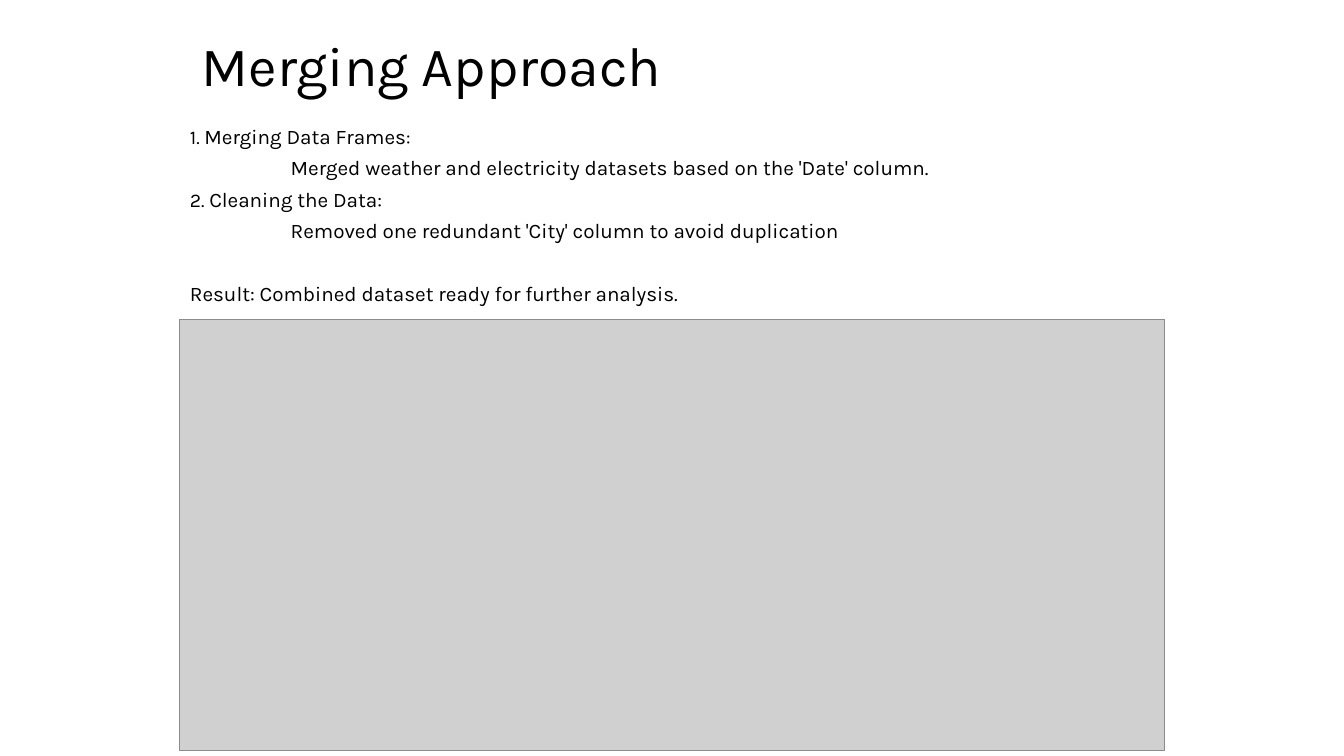
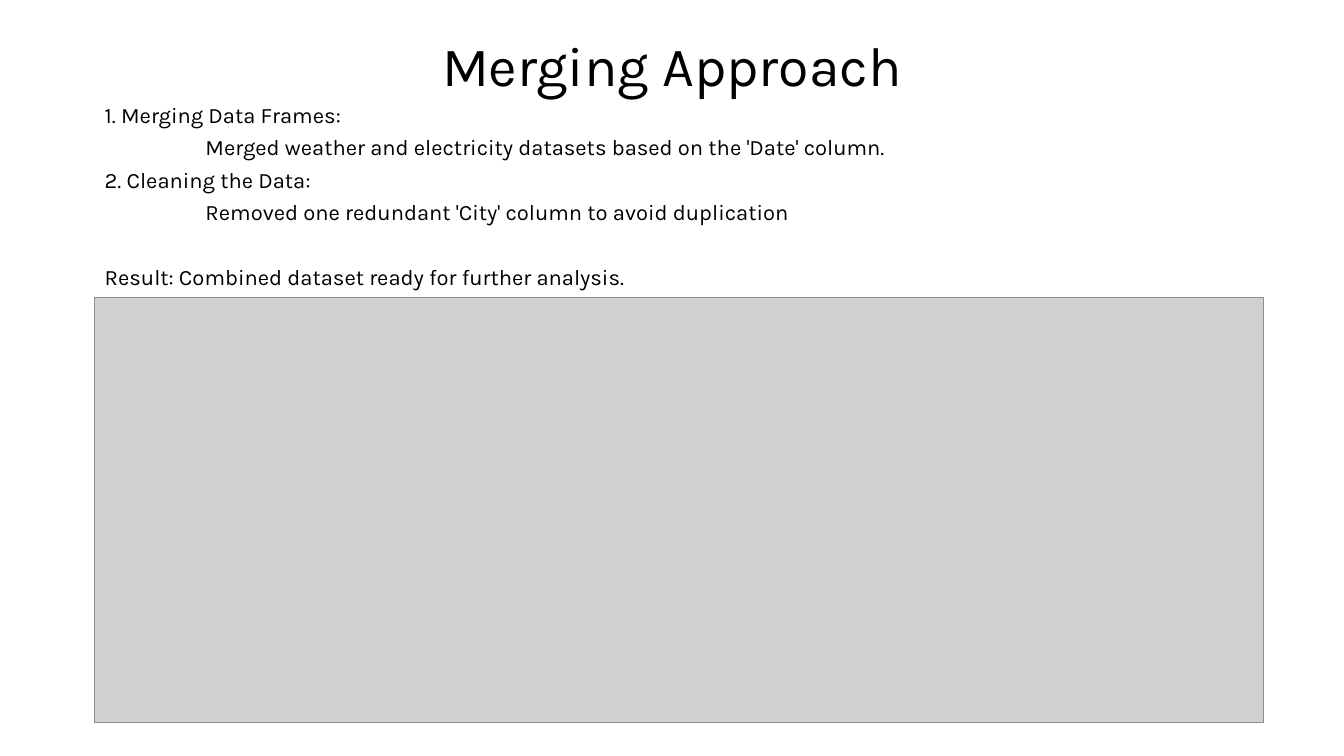
Before and after one commit to cksinghnet/Weather-Based-Grid-Optimization, a slide deck: slide 12 of DataEnggFinalProjectPPT.pptx. Drawn at 1344x756 pixels with LibreOffice and Linux fonts; fonts in the diff are those of the drawing; grey boxes stand for pictures. Boxes give left, top, right and bottom in pixels: in the first picture for what was removed or moved away, otherwise in the second. Text is boxed around its words. In the diff, an @@ line names an element or a change of style, - is before the commit and + after.

```diff
--- a/DataEnggFinalProjectPPT.pptx
+++ b/DataEnggFinalProjectPPT.pptx
@@ title "Merging Approach" at box(442, 48, 901, 99): alignment left to centre @@
@@ text "1. Merging Data Frames:": place and size @@
-text "1. Merging Data Frames:" at box(190, 130, 929, 306)
+text "1. Merging Data Frames:" at box(105, 108, 885, 291)
@@ text "1. Merging Data Frames:" at box(105, 108, 885, 291): size 13.9 to 15.7 pt in "1. Frames:", "2."; size 14.8 to 15.7 pt @@
@@ picture: place and size @@
-picture at box(179, 320, 1165, 751)
+picture at box(95, 297, 1264, 723)
```
Also in this commit, not shown: 3 other slides changed.
